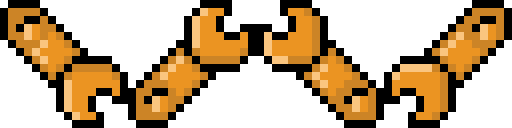
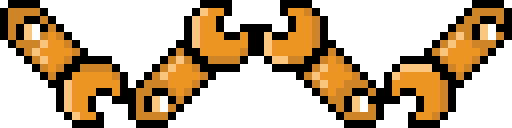
Revision of a layered 512x128 image; what changed, layer by layer:
painted on "Calque 8" over [16, 24, 504, 112]
